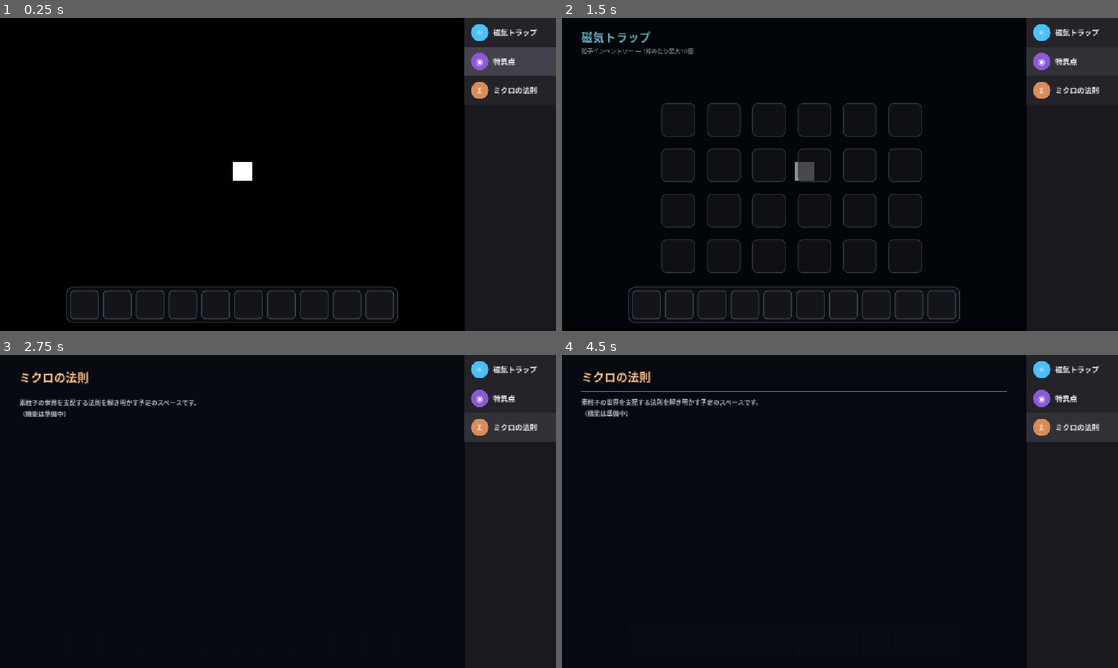
Above: before the commit, frames 1-4 (two rows, left to right).
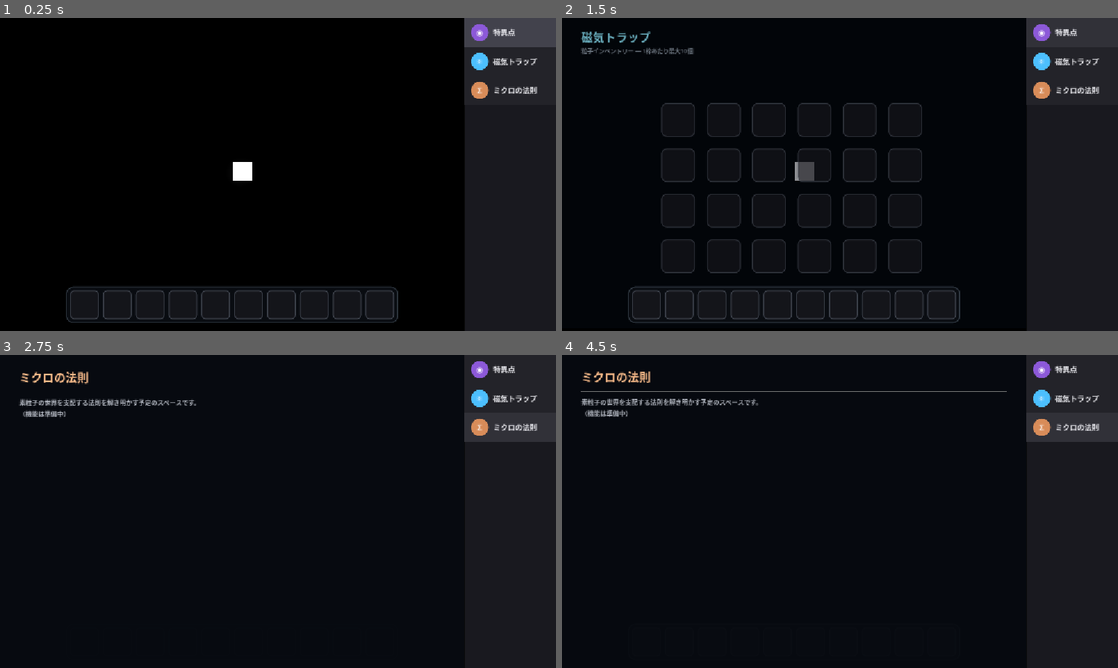
Above: after the commit, the same moments.

Repository: inari080/InariRevolution
Game: Godot game, scene res://main.tscn
Two runs of this game, one before a commit and one after it. Both use one fixed random seed, a clock stepped at 60 frames per second and the inputs below.
Inputs (mouse positions are in pixels of both pictures, inside the frame that each line leads up to; where the layout moved, square brackets give the same spot in the first picture):
- Up to frame 1 (0.25 s): no input
- Up to frame 2 (1.5 s): click (1073, 61) [1073, 33] at 0.5 s; click (1073, 33) [1073, 61] at 1.25 s
- Up to frame 3 (2.75 s): click (511, 426) at 2 s
- Up to frame 4 (4.5 s): click (1073, 398) [1073, 370] at 2.75 s; click (1073, 370) [1073, 398] at 3.5 s; click (1073, 426) at 4.25 s

The runs differ from the first frame. In frame 1, 3.0% of the frame differs, in the area x 83-100%, y 0-19%; in frame 2, 0.5%; in frame 3, 0.5%; in frame 4, 0.5%.

Commit message:
タブの順番を変更

Diff:
--- a/SingulalityButton.gd
+++ b/SingulalityButton.gd
@@ -29,7 +29,7 @@
 		push_warning("SingulallityButton: magnetic_trap_ui が見つかりません。シーンツリーの順番を確認してください。")
 		return
 
-	row_button = trap_ui.register_sidebar_row("特異点", "◉", Color(0.55, 0.35, 0.85))
+	row_button = trap_ui.register_sidebar_row("特異点", "◉", Color(0.55, 0.35, 0.85), 0)
 	row_button.pressed.connect(_on_pressed)
 
 	# ★最初はホーム画面（黒い遊び場）がアクティブなので、選択状態にしておく
--- a/magnetic_trap_ui.gd
+++ b/magnetic_trap_ui.gd
@@ -333,9 +333,12 @@
 
 # ★【追加】他ノード（SingulallityButton / MicrossopicLawUI など）が
 #   このサイドバーの土台に自分の行を追加するための公開関数
-func register_sidebar_row(label_text: String, icon_text: String, icon_color: Color) -> Button:
+# 変更後（at_index を追加。デフォルト -1 は今まで通り末尾追加）
+func register_sidebar_row(label_text: String, icon_text: String, icon_color: Color, at_index: int = -1) -> Button:
 	var btn := _add_sidebar_row(rows_vbox, label_text, icon_text, icon_color)
-	_reposition_ui() # ★行が増えた分、帯の高さを再計算する
+	if at_index >= 0:
+		rows_vbox.move_child(btn, at_index)
+	_reposition_ui()
 	return btn
 
 # --------------------------------------------------------------
